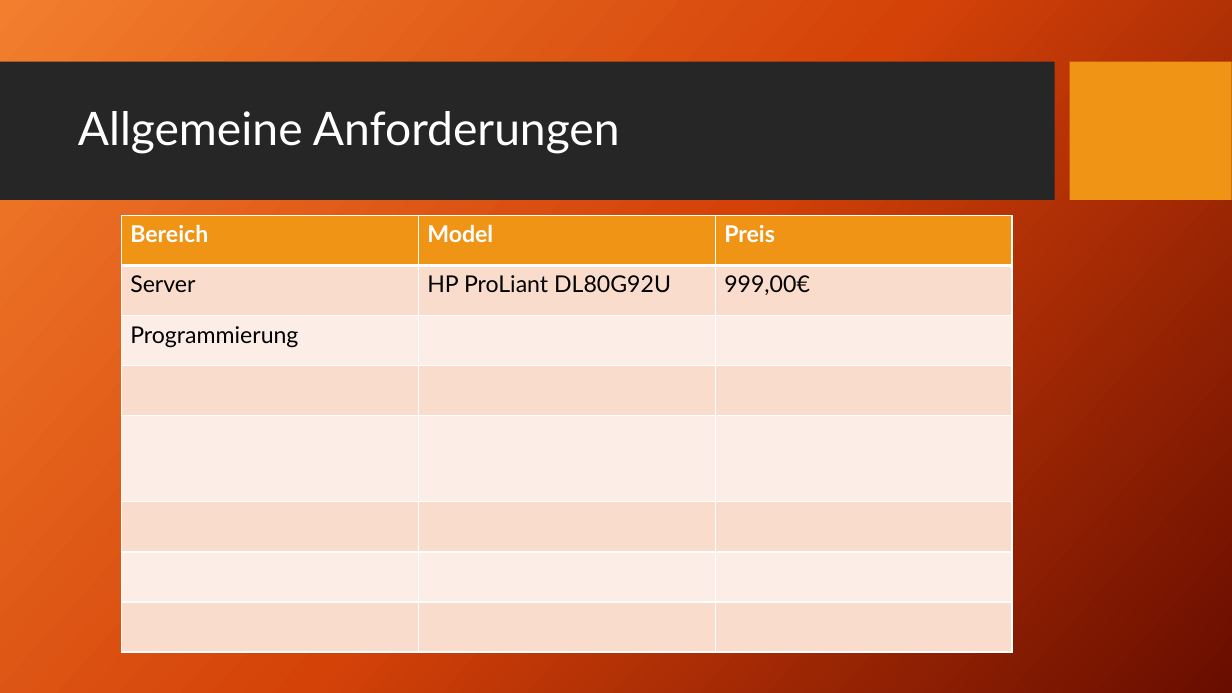
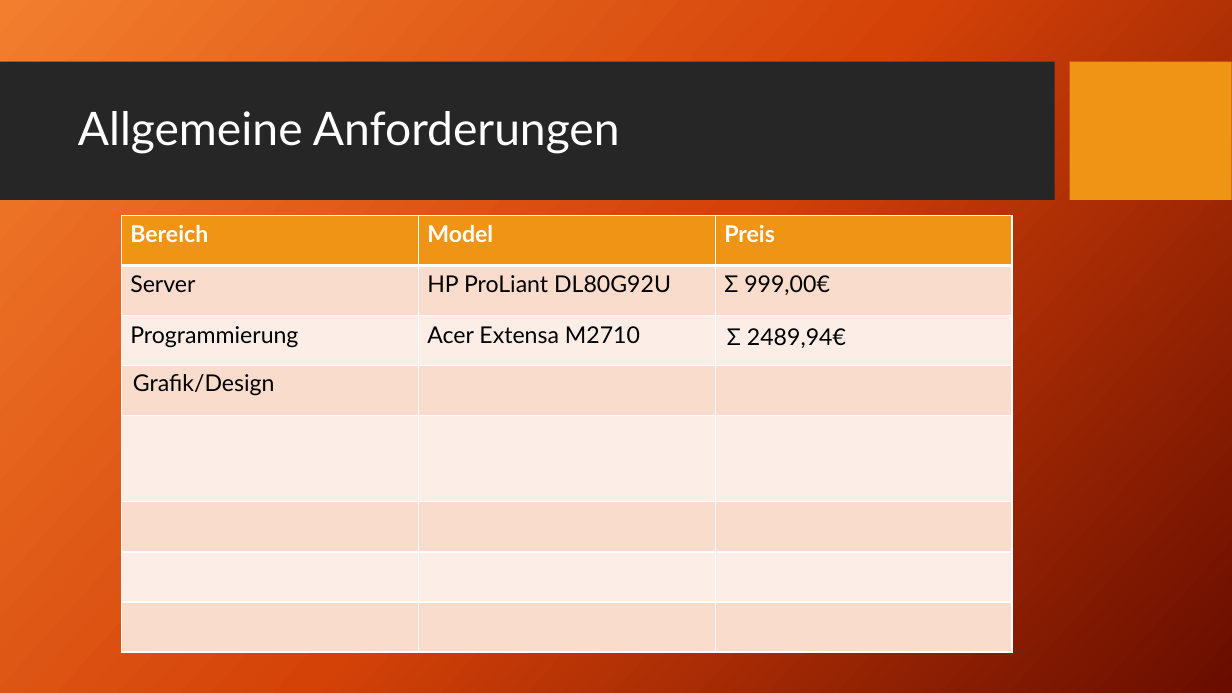
Before and after one commit to HaJaReDeluxe/mintBerryCrunchGames, a slide deck: slide 7 of Angebot für mintBerryCrunchGames GmbH.pptx (slide 6 before the commit). Drawn at 1232x693 pixels with LibreOffice and Linux fonts; fonts in the diff are those of the drawing; background and template pictures are left out. Boxes give left, top, right and bottom in pixels: in the first picture for what was removed or moved away, otherwise in the second. Text is boxed around its words. In the diff, an @@ line names an element or a change of style, - is before the commit and + after.

```diff
--- a/Angebot für mintBerryCrunchGames GmbH.pptx
+++ b/Angebot für mintBerryCrunchGames GmbH.pptx
@@ table at (x1=121, y1=215, x2=1011, y2=652) @@
-row 2, column 3: 999,00€
+row 2, column 3: Σ 999,00€
-row 3, column 2: 
+row 3, column 2: Acer Extensa M2710
@@ text added at (x1=727, y1=328, x2=846, y2=348), 18 pt, text #000000 @@
+Σ 2489,94€
@@ text added at (x1=133, y1=374, x2=275, y2=396), 18 pt, text #000000 @@
+Grafik/Design
```
Also in this commit, not shown: 2 other slides changed, 1 slide removed.
